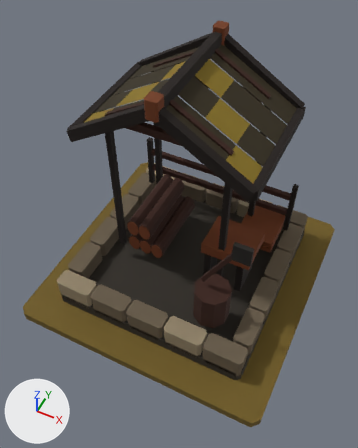
The glTF model art/lumber_t2/lumber_t2.glb as it was, and as the next commit left it.
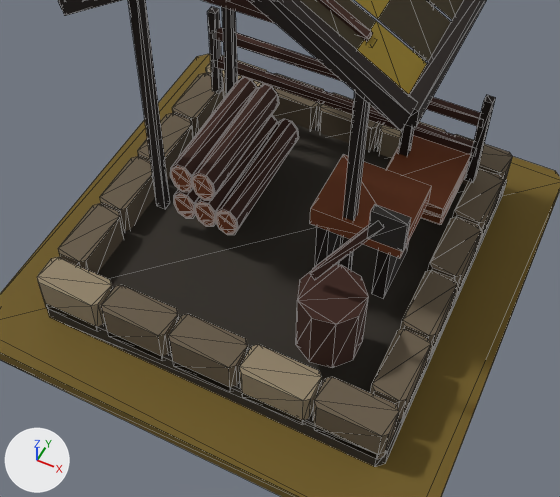
There are two pictures of each version: one whole from a 50 mm camera at (0.69, -1.5, 2.24) aimed at (0.0, -0.13, 0.52), one close up on the part from 10% to 93% of the width and 30% to 89% of the height. Every picture has the same lights, and +X, +Y and +Z are marked at lower left. The last two pictures show the newer version. The close-ups show mesh edges as thin lines.

The first close-up shows 'MMR | lumber | T02 Architecture.001', 'MMR | lumber | Tier 02 Ground.001'.
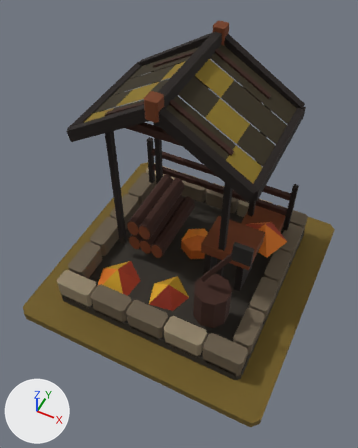
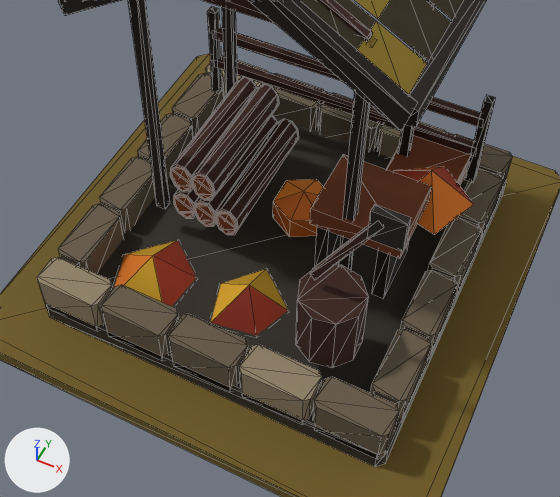
Where the change shows, as pixel boxes (x1, y1, x2, y2) in the close-ups (560 x 497 px):
'MMR | lumber | T02 Autumn Dressing.001', added: after (114, 167, 474, 335)

Diff of the bpy script that builds the scene:
```diff
--- a/art/lumber_t2/lumber_t2.glb.py
+++ b/art/lumber_t2/lumber_t2.glb.py
@@ me_mmr___lumber___t02_autumn_dressing_001 @@
+me_mmr___lumber___t02_autumn_dressing_001.from_pydata(...)  # 31 vertices, 33 faces; spans x -0.384..0.461, y -0.416..0.291, z 0.062..0.343
+me_mmr___lumber___t02_autumn_dressing_001.materials.append(mat_mmr___shared_palette_atlas)  # picture img_mmr_shared_color_palette_64
@@ ob_mmr___lumber___t02_autumn_dressing_001 @@
+ob_mmr___lumber___t02_autumn_dressing_001 = bpy.data.objects.new('MMR | lumber | T02 Autumn Dressing.001', me_mmr___lumber___t02_autumn_dressing_001)
+ob_mmr___lumber___t02_autumn_dressing_001.location = (0.0, 0.0, 0.05)
```
